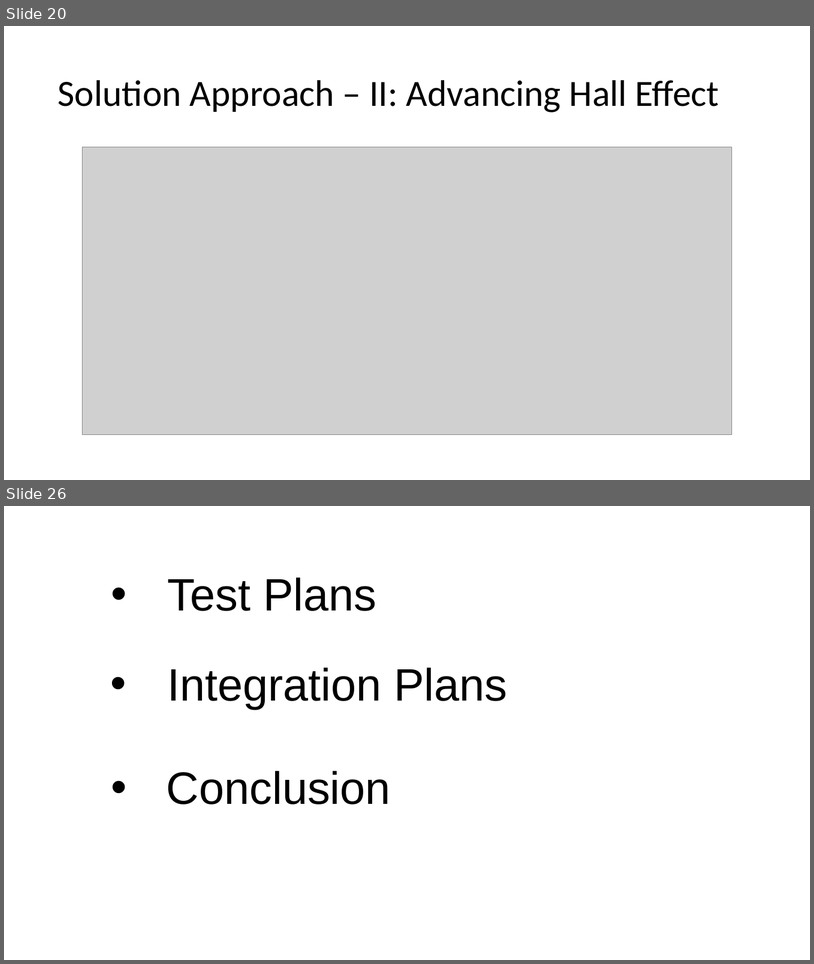
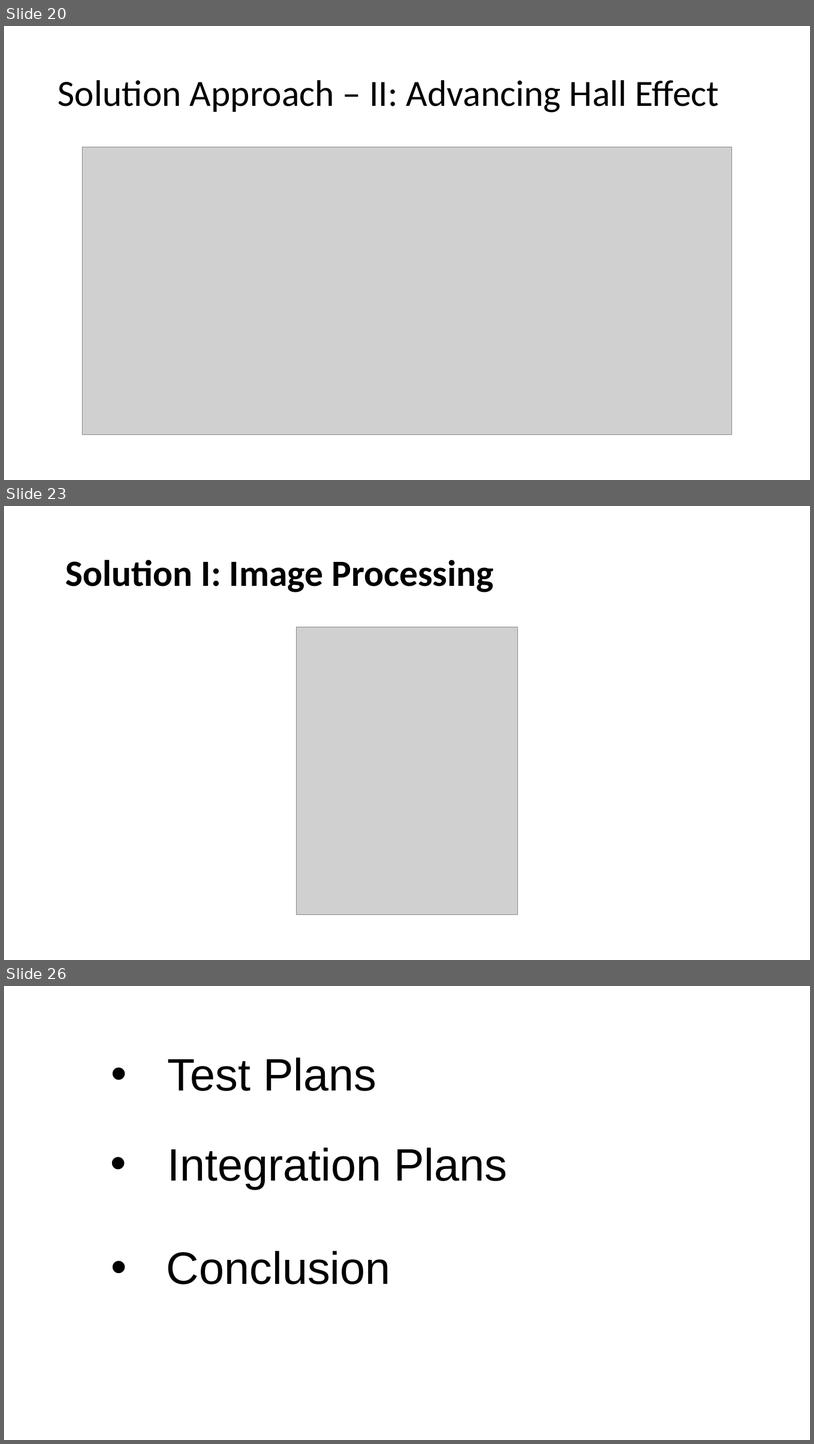
Before and after one commit to emredogan7/METU-EE-2017-2018-Capstone-Design-Project-Repository, a slide deck: sunum_/Birleştirilmiş.pptx. Shown one above the other, each under a label of ours: slides 20 and 26 before the commit, slides 20, 23 and 26 after it; the slides between them are not shown. The pictures are 814x964 and 814x1444 pixels, drawn with LibreOffice and Linux fonts; fonts in the diff are those of the drawing; grey boxes stand for pictures. Boxes give left, top, right and bottom in pixels: in the first picture for what was removed or moved away, otherwise in the second. Text is boxed around its words. In the diff, an @@ line names an element or a change of style, - is before the commit and + after.

```diff
--- a/sunum_/Birleştirilmiş.pptx
+++ b/sunum_/Birleştirilmiş.pptx
@@ slide 23 added at (x1=4, y1=506, x2=810, y2=960), background #FFFFFF @@
@@ title added at (x1=65, y1=559, x2=494, y2=592), 44 pt, text #000000, bold @@
+Solution I: Image Processing
@@ picture added at (x1=296, y1=627, x2=518, y2=915) @@
```
Also in this commit, not shown: 1 slide changed, 3 other slides added, 4 slides removed.
